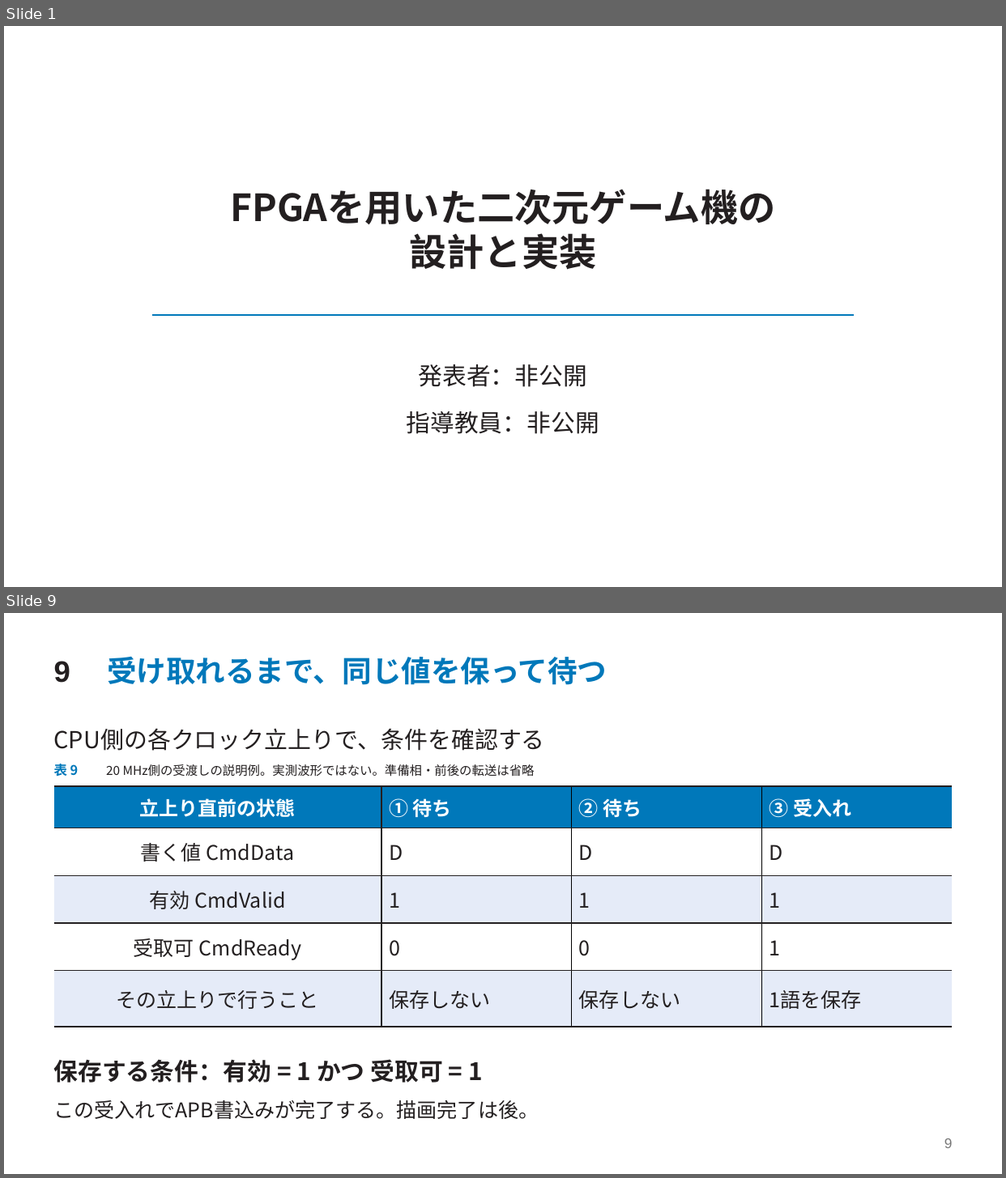
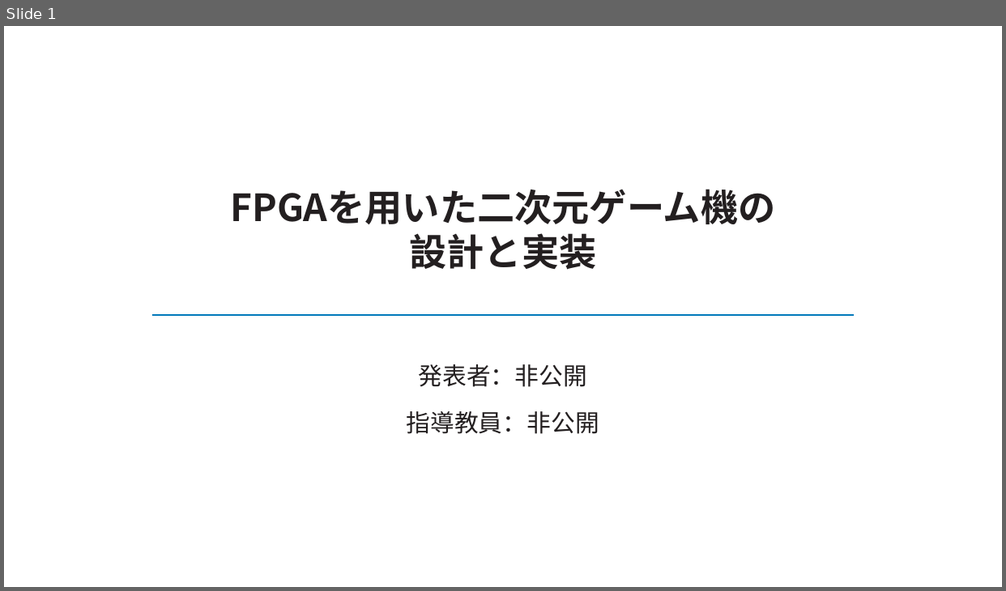
Before and after one commit to SoshiroFujimori/wally-game-console-research, a slide deck: docs/presentation/中間発表_主要事項.pptx. Shown one above the other, each under a label of ours: slides 1 and 9 before the commit, slide 1 after it; the slides between them are not shown. The pictures are 1006x1178 and 1006x591 pixels, drawn with LibreOffice and Linux fonts; fonts in the diff are those of the drawing. Boxes give left, top, right and bottom in pixels: in the first picture for what was removed or moved away, otherwise in the second. Text is boxed around its words. In the diff, an @@ line names an element or a change of style, - is before the commit and + after.

```diff
--- a/docs/presentation/中間発表_主要事項.pptx
+++ b/docs/presentation/中間発表_主要事項.pptx
@@ slide 9 removed at (x1=4, y1=613, x2=1002, y2=1174), background #FFFFFF @@
@@ text removed at (x1=54, y1=661, x2=70, y2=683) @@
-9
@@ text removed at (x1=107, y1=656, x2=607, y2=685) @@
-受け取れるまで、同じ値を保って待つ
@@ text removed at (x1=54, y1=728, x2=545, y2=751) @@
-CPU側の各クロック立上りで、条件を確認する
@@ text removed at (x1=54, y1=764, x2=79, y2=777) @@
-表 9
@@ text removed at (x1=106, y1=764, x2=535, y2=777) @@
-20 MHz側の受渡しの説明例。実測波形ではない。準備相・前後の転送は省略
@@ table removed at (x1=54, y1=786, x2=953, y2=1027), 5 rows, 4 columns @@
-立上り直前の状態 | ① 待ち | ② 待ち | ③ 受入れ
-書く値 CmdData | D | D | D
-有効 CmdValid | 1 | 1 | 1
-受取可 CmdReady | 0 | 0 | 1
-その立上りで行うこと | 保存しない | 保存しない | 1語を保存
@@ freeform shape removed at (x1=54, y1=786, x2=953, y2=786) @@
@@ freeform shape removed at (x1=381, y1=786, x2=382, y2=1027) @@
@@ freeform shape removed at (x1=54, y1=828, x2=953, y2=829) @@
@@ freeform shape removed at (x1=54, y1=875, x2=953, y2=876) @@
@@ freeform shape removed at (x1=54, y1=924, x2=953, y2=924) @@
@@ freeform shape removed at (x1=54, y1=971, x2=953, y2=972) @@
@@ freeform shape removed at (x1=54, y1=1027, x2=953, y2=1028) @@
@@ text removed at (x1=54, y1=1059, x2=483, y2=1083) @@
-保存する条件：有効 = 1 かつ 受取可 = 1
@@ text removed at (x1=54, y1=1101, x2=539, y2=1119) @@
-この受入れでAPB書込みが完了する。描画完了は後。
@@ text removed at (x1=944, y1=1139, x2=953, y2=1148) @@
-9
```
Also in this commit, not shown: 3 slides changed, 7 slides added, 8 other slides removed, 19 other files.
